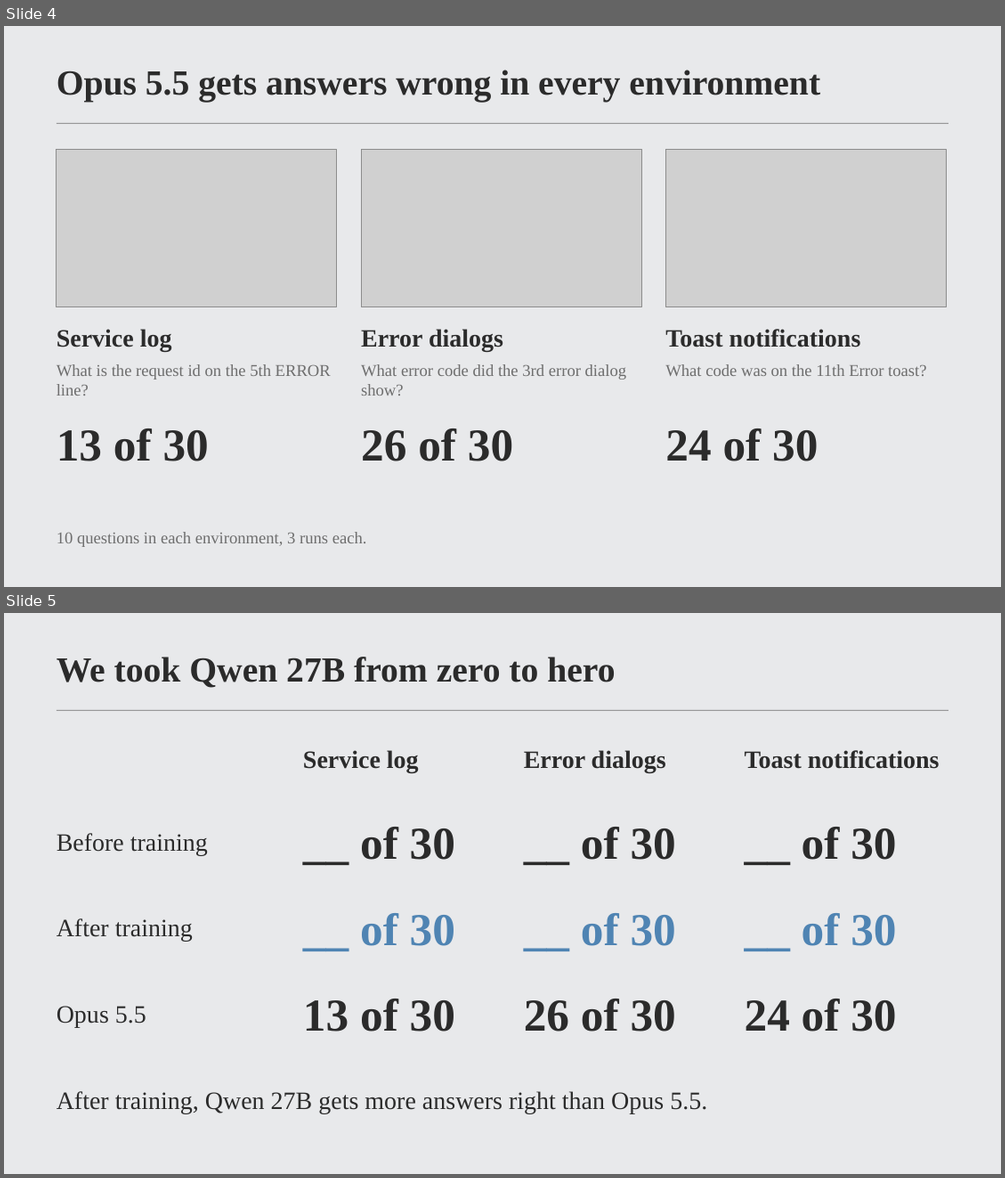
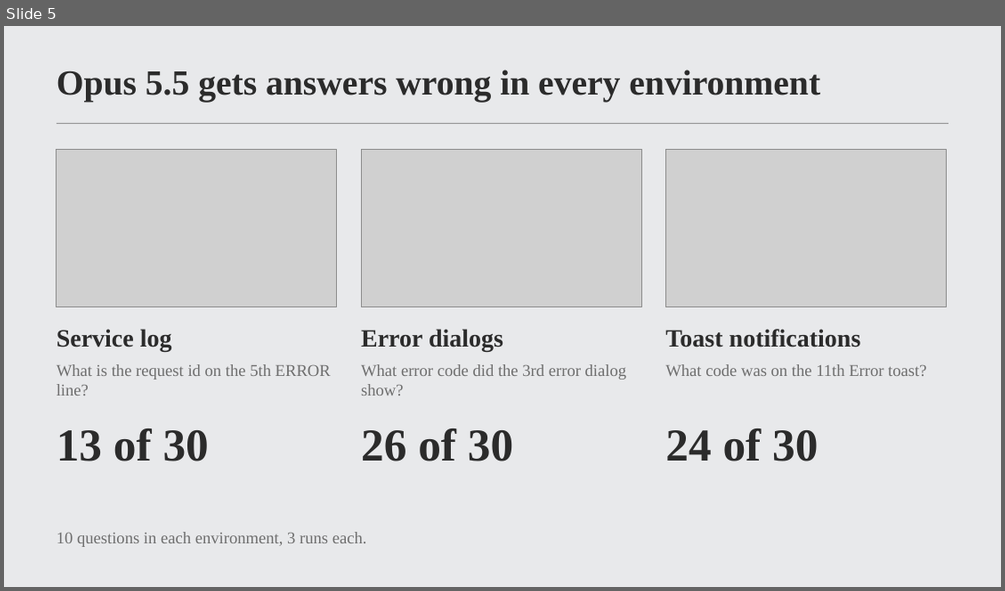
Before and after one commit to MrNaakka/bidy2, a slide deck: docs/framehunt-pitch-short.pptx. Shown one above the other, each under a label of ours: slides 4 and 5 before the commit, slide 5 after it. The pictures are 1005x1178 and 1005x591 pixels, drawn with LibreOffice and Linux fonts; fonts in the diff are those of the drawing; grey boxes stand for pictures; background and template pictures are left out. Boxes give left, top, right and bottom in pixels: in the first picture for what was removed or moved away, otherwise in the second. Text is boxed around its words. In the diff, an @@ line names an element or a change of style, - is before the commit and + after.

```diff
--- a/docs/framehunt-pitch-short.pptx
+++ b/docs/framehunt-pitch-short.pptx
@@ slide 5 removed at (4,613,1001,1174), background picture (left out); not listed: 1 template element that a slide beside it also shows @@
@@ title removed at (57,657,615,688) @@
-We took Qwen 27B from zero to hero
@@ text removed at (303,750,419,773) @@
-Service log
@@ text removed at (524,750,666,773) @@
-Error dialogs
@@ text removed at (744,750,939,769) @@
-Toast notifications
@@ text removed at (57,833,208,855) @@
-Before training
@@ text removed at (360,827,455,860) @@
-__ of 30
@@ text removed at (581,827,676,860) @@
-__ of 30
@@ text removed at (801,827,896,860) @@
-__ of 30
@@ text removed at (57,918,193,941) @@
-After training
@@ text removed at (360,913,455,946) @@
-__ of 30
@@ text removed at (581,913,676,946) @@
-__ of 30
@@ text removed at (801,913,896,946) @@
-__ of 30
@@ text removed at (57,1005,146,1028) @@
-Opus 5.5
@@ text removed at (303,998,455,1031) @@
-13 of 30
@@ text removed at (524,998,676,1031) @@
-26 of 30
@@ text removed at (744,998,896,1031) @@
-24 of 30
@@ text removed at (57,1091,707,1113) @@
-After training, Qwen 27B gets more answers right than Opus 5.5.
@@ what was slide 4 is now slide 5 @@
```
Also in this commit, not shown: 2 slides changed, 3 slides added, 1 other slide removed.
